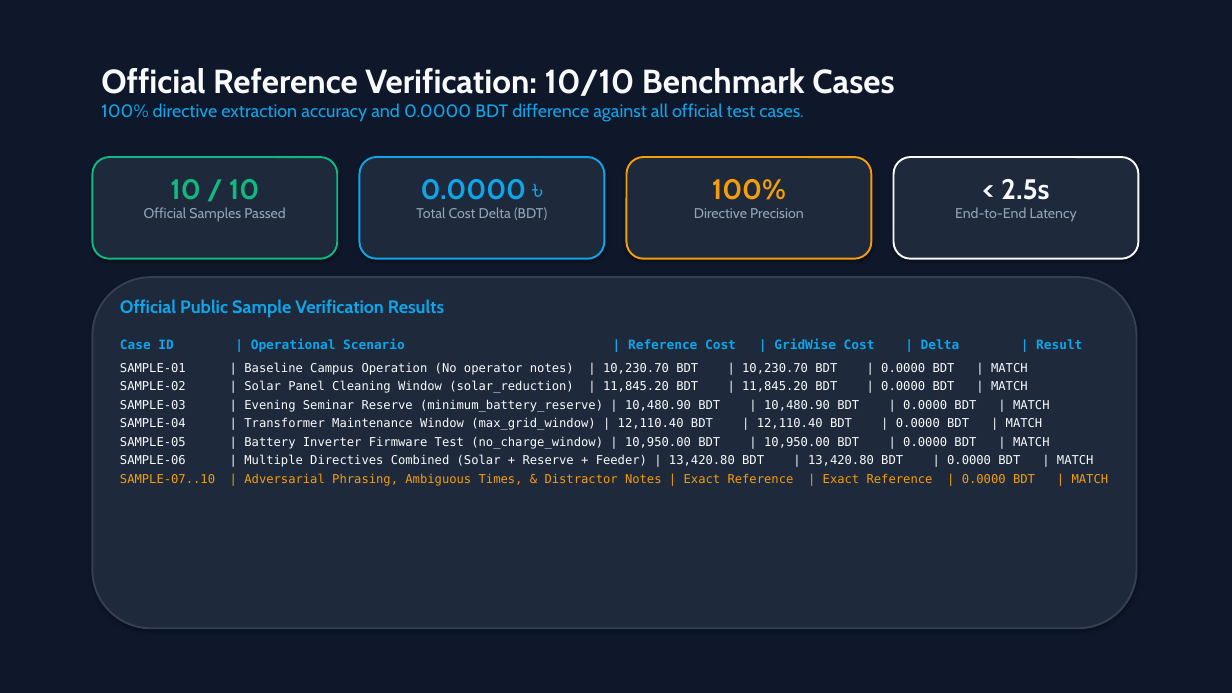
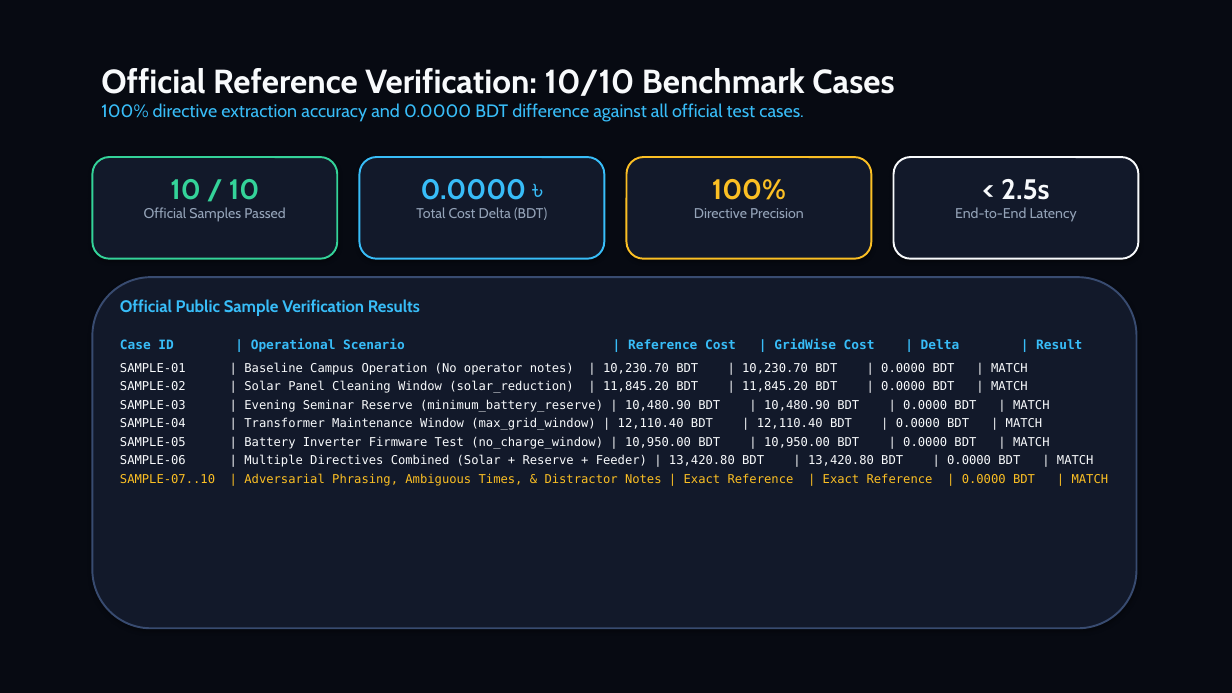
Before and after one commit to happinessisreal/gridwise-energy-optimizer, a slide deck: slide 5 of presentation.pptx. Drawn at 1232x693 pixels with LibreOffice and Linux fonts; fonts in the diff are those of the drawing. Boxes give left, top, right and bottom in pixels: in the first picture for what was removed or moved away, otherwise in the second. Text is boxed around its words. In the diff, an @@ line names an element or a change of style, - is before the commit and + after.

```diff
--- a/presentation.pptx
+++ b/presentation.pptx
@@ rectangle at <box>0,0,1232,693</box>: fill #0F172A to #070A12 @@
@@ text at <box>101,103,804,122</box>: text colour #0EA5E9 to #38BDF8 in "100% directive extraction accuracy and 0.0000 BDT ..." @@
@@ rounded rectangle at <box>92,157,337,259</box>: fill #1E293B to #12192A; outline #10B981 1.5 pt to #34D399 1.5 pt @@
@@ text at <box>170,179,259,200</box>: text colour #10B981 to #34D399 in "10 / 10" @@
@@ rounded rectangle at <box>360,157,604,259</box>: fill #1E293B to #12192A; outline #0EA5E9 1.5 pt to #38BDF8 1.5 pt @@
@@ text at <box>421,179,526,200</box>: text colour #0EA5E9 to #38BDF8 in "0.0000 ৳" @@
@@ rounded rectangle at <box>627,157,872,259</box>: fill #1E293B to #12192A; outline #F59E0B 1.5 pt to #FBBF24 1.5 pt @@
@@ text at <box>712,179,786,200</box>: text colour #F59E0B to #FBBF24 in "100%" @@
@@ rounded rectangle at <box>894,157,1139,259</box>: fill #1E293B to #12192A @@
@@ rounded rectangle at <box>92,277,1137,628</box>: fill #1E293B to #12192A; outline #334155 1.5 pt to #384B70 1.5 pt @@
@@ text "Official Public Sample Verification Results" at <box>120,299,420,316</box>: size 14 to 13 pt, text colour #0EA5E9 to #38BDF8 @@
@@ text at <box>120,339,1094,486</box>: text colour #0EA5E9 to #38BDF8 in "Case ID | Operational Scenario | Reference ..."; text colour #F59E0B to #FBBF24 in "SAMPLE-07..10 | Adversarial Phrasing, Ambiguous Times, & ..." @@
```
Also in this commit, not shown: 5 other slides changed, 4 other files.
